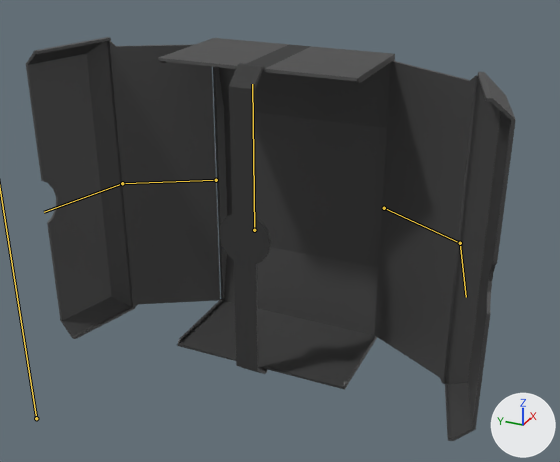
The FBX model Assets/device box.fbx, before and after one commit.
The view is the same before and after, from a 50 mm camera at (-0.985, -0.997, 1.024) aimed at (1.292, 0.028, -0.115). The lights are fixed; the arrows at lower right show +X, +Y and +Z. Both versions are drawn at frame 1 of the action 'Armature|DeviceBoxOpenStatic'; the numbers are the values there. The bones that bend it are drawn over the model as lines.

In view in the first picture: 'Device Holder Core', 'Device Holder Left Front', 'Device Holder Left Side', 'Device Holder Right Front', 'Device Holder Right Side'.
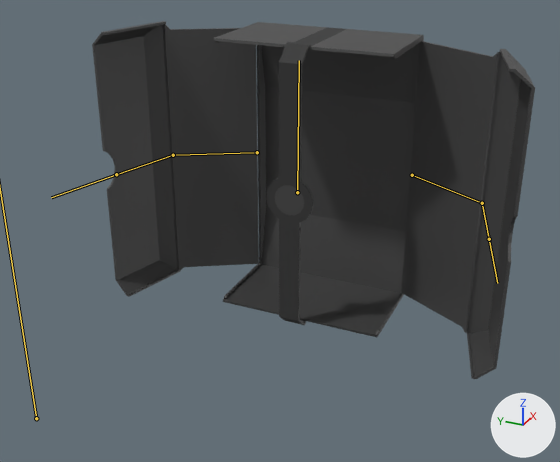
Changed parts and their boxes (x1, y1, x2, y2) in the pictures (560 x 462 px):
'Device Holder Core', posed (11% narrower, 10% shorter)
    before: (158, 38, 395, 390)
    after: (213, 22, 424, 337)
'Device Holder Left Front', posed (19% narrower, 9% shorter)
    before: (26, 37, 135, 339)
    after: (92, 21, 180, 297)
'Device Holder Left Side', posed (14% narrower, 8% shorter)
    before: (110, 41, 220, 308)
    after: (165, 25, 259, 271)
'Device Holder Right Side', posed (10% shorter)
    before: (375, 61, 478, 384)
    after: (402, 41, 500, 333)
'Device Holder Right Front', posed (11% shorter)
    before: (445, 72, 516, 441)
    after: (467, 49, 535, 379)
'Device Holder Core Light', now drawn
    after: (275, 185, 304, 215)
bone 'Pull In Out', root to tip
    before: (254, 230) to (252, 84)
    after: (297, 192) to (299, 60)

Edits to the bpy script that builds the scene:
```text
Change bone_pull_in_out:
    where bone_pull_in_out = bpy.data.objects['Armature'].pose.bones['Pull In Out']  # child of 'Bone'
    bone_pull_in_out.location: (0.059, 0.0, 0.0) -> (0.409, 0.0, 0.0)
```
